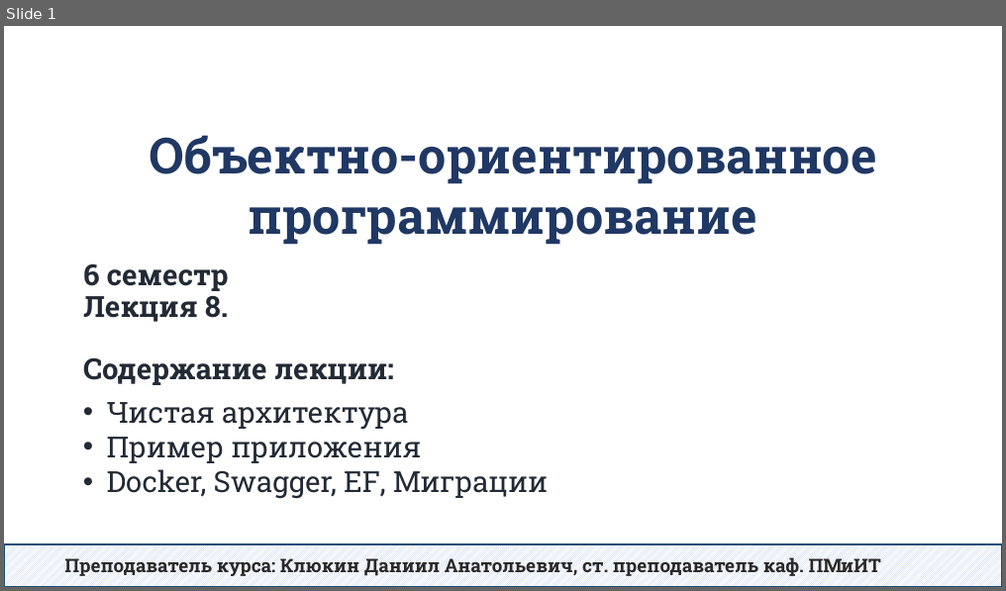
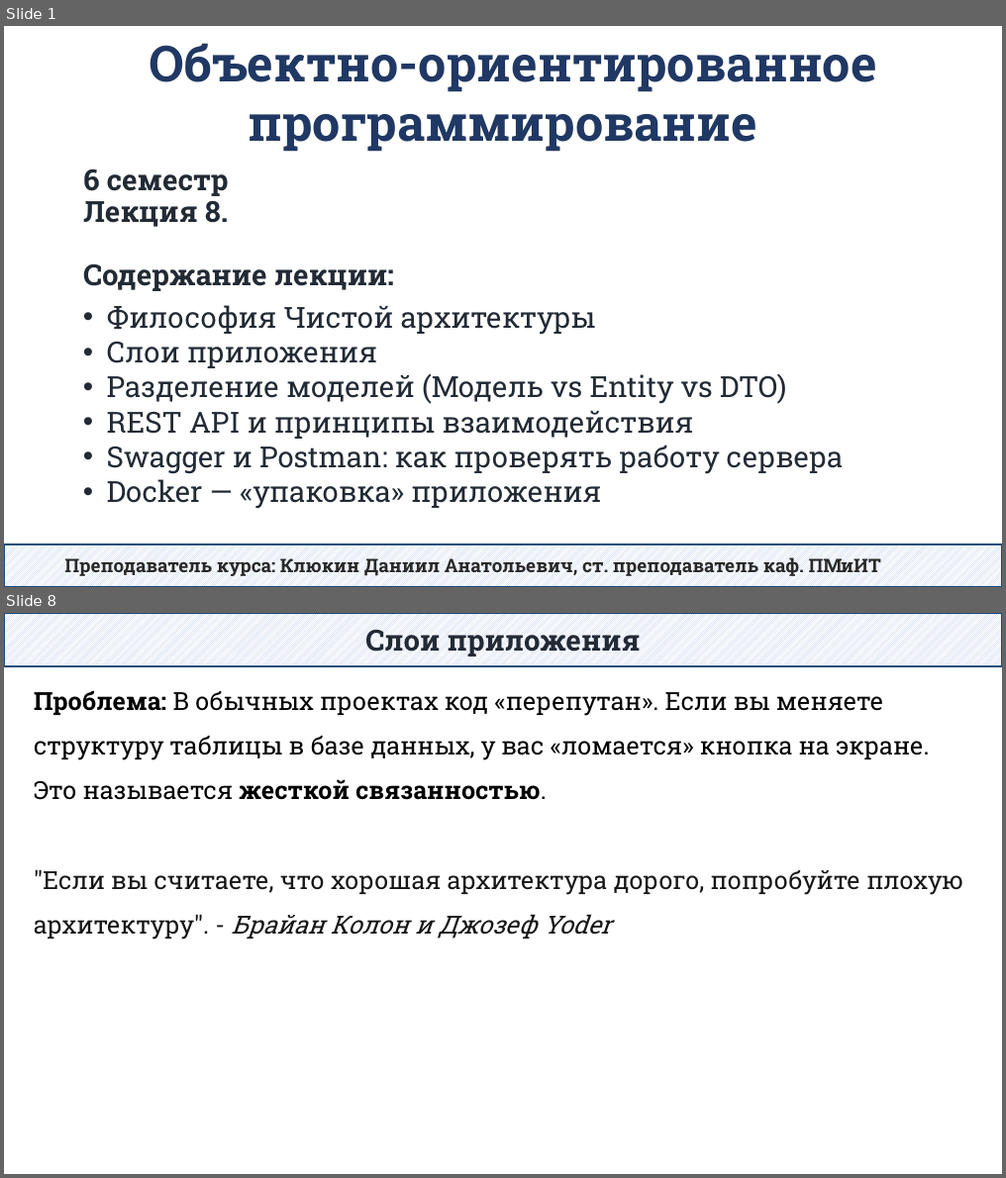
Before and after one commit to DaniilKlyukin/OOP-6, a slide deck: Лекции/ООП 2 лек 8.pptx. Shown one above the other, each under a label of ours: slide 1 before the commit, slides 1 and 8 after it; the slides between them are not shown. The pictures are 1006x591 and 1006x1178 pixels, drawn with LibreOffice and Linux fonts; fonts in the diff are those of the drawing. Boxes give left, top, right and bottom in pixels: in the first picture for what was removed or moved away, otherwise in the second. Text is boxed around its words. In the diff, an @@ line names an element or a change of style, - is before the commit and + after.

```diff
--- a/Лекции/ООП 2 лек 8.pptx
+++ b/Лекции/ООП 2 лек 8.pptx
@@ slide 8 added at (x1=4, y1=613, x2=1002, y2=1174), background #FFFFFF @@
@@ rectangle added at (x1=4, y1=613, x2=1002, y2=666), fill pattern #B4C7E7 on #FFFFFF, outline #1F4E79 1.25 pt, 28 pt, text #222A35, bold @@
+Слои приложения
@@ text added at (x1=34, y1=691, x2=963, y2=940), 24 pt, text #000000 @@
+Проблема: В обычных проектах код «перепутан». Если вы меняете структуру таблицы в базе данных, у вас «ломается» кнопка на экране. Это называется жесткой связанностью.
+"Если вы считаете, что хорошая архитектура дорого, попробуйте плохую архитектуру". - Брайан Колон и Джозеф Yoder
@@ slide 1 changed as well @@
@@ text "Объектно-ориентированное программирование" moved from (x1=149, y1=135, x2=876, y2=245) to (x1=149, y1=43, x2=876, y2=152) @@
@@ title "6 семестр Лекция 8. Содержание ..." moved from (x1=83, y1=264, x2=394, y2=385) to (x1=83, y1=169, x2=394, y2=291) @@
@@ text at (x1=107, y1=305, x2=843, y2=509): text changed @@
-• Чистая архитектура
-• Пример приложения
-• Docker, Swagger, EF, Миграции
+• Философия Чистой архитектуры
+• Слои приложения
+• Разделение моделей (Модель vs Entity vs DTO)
+• REST API и принципы взаимодействия
+• Swagger и Postman: как проверять работу сервера
+• Docker — «упаковка» приложения
```
Also in this commit, not shown: 1 other slide changed, 6 other slides added, 85 slides removed.
